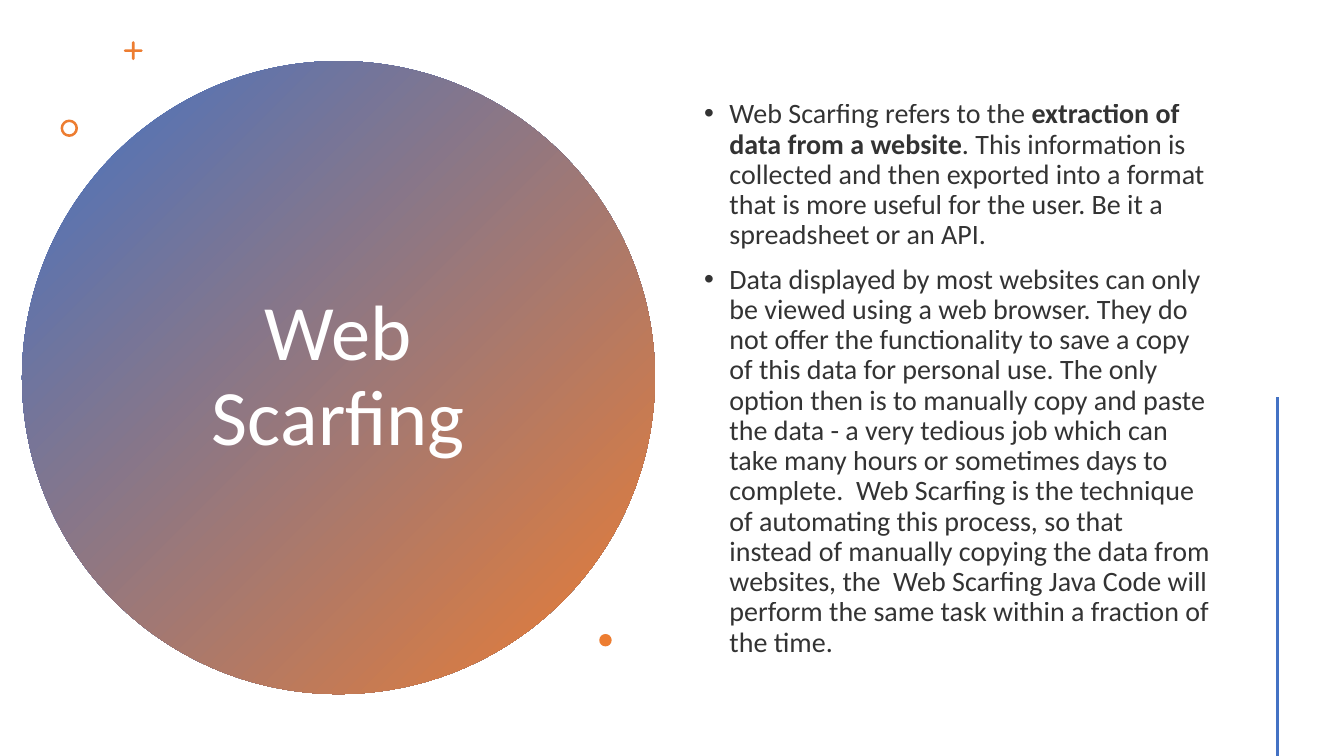
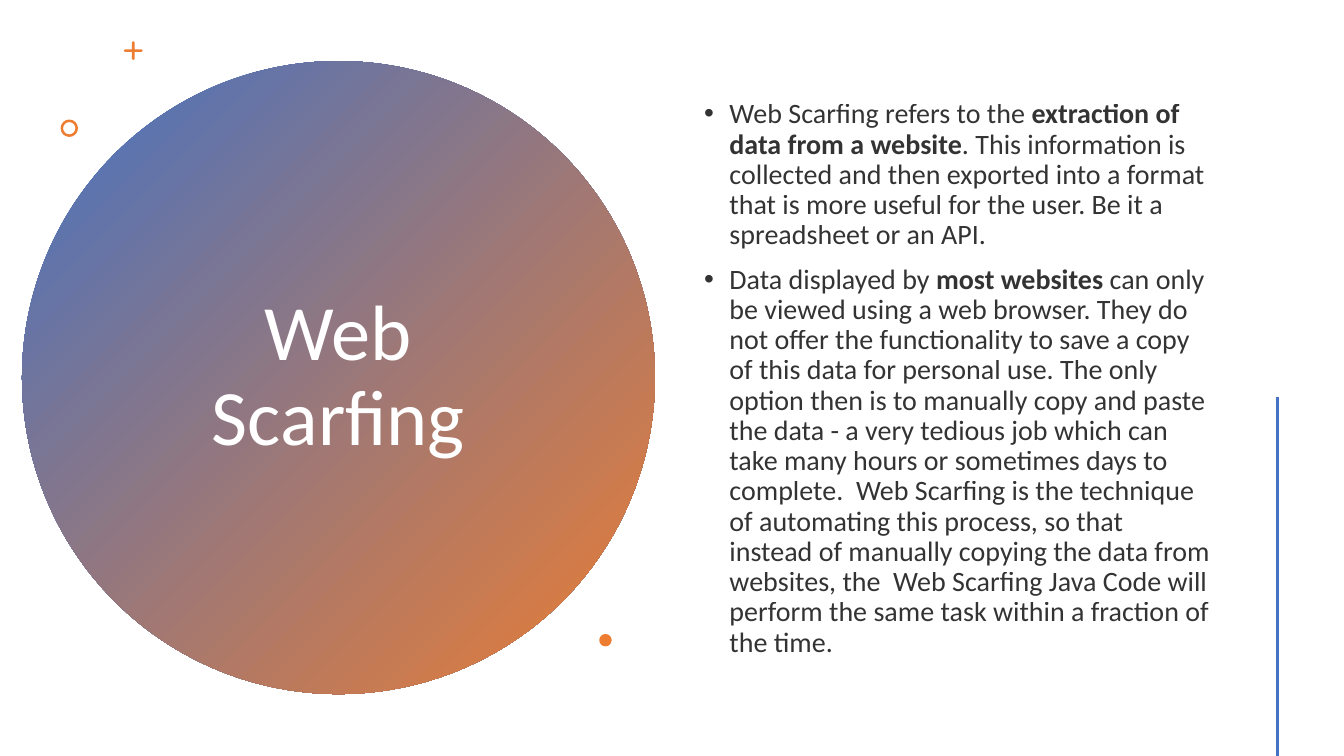
Before and after one commit to YashzAlphaGeek/Web-Scarfing-Using-Java, a slide deck: slide 2 of Web Scraping Using Java.pptx. Drawn at 1344x756 pixels with LibreOffice and Linux fonts; fonts in the diff are those of the drawing. Boxes give left, top, right and bottom in pixels: in the first picture for what was removed or moved away, otherwise in the second. Text is boxed around its words. In the diff, an @@ line names an element or a change of style, - is before the commit and + after.

Commit message:
Updated slides

```diff
--- a/Web Scraping Using Java.pptx
+++ b/Web Scraping Using Java.pptx
@@ text at box(729, 269, 1209, 652): bold on in "most websites" @@
```
